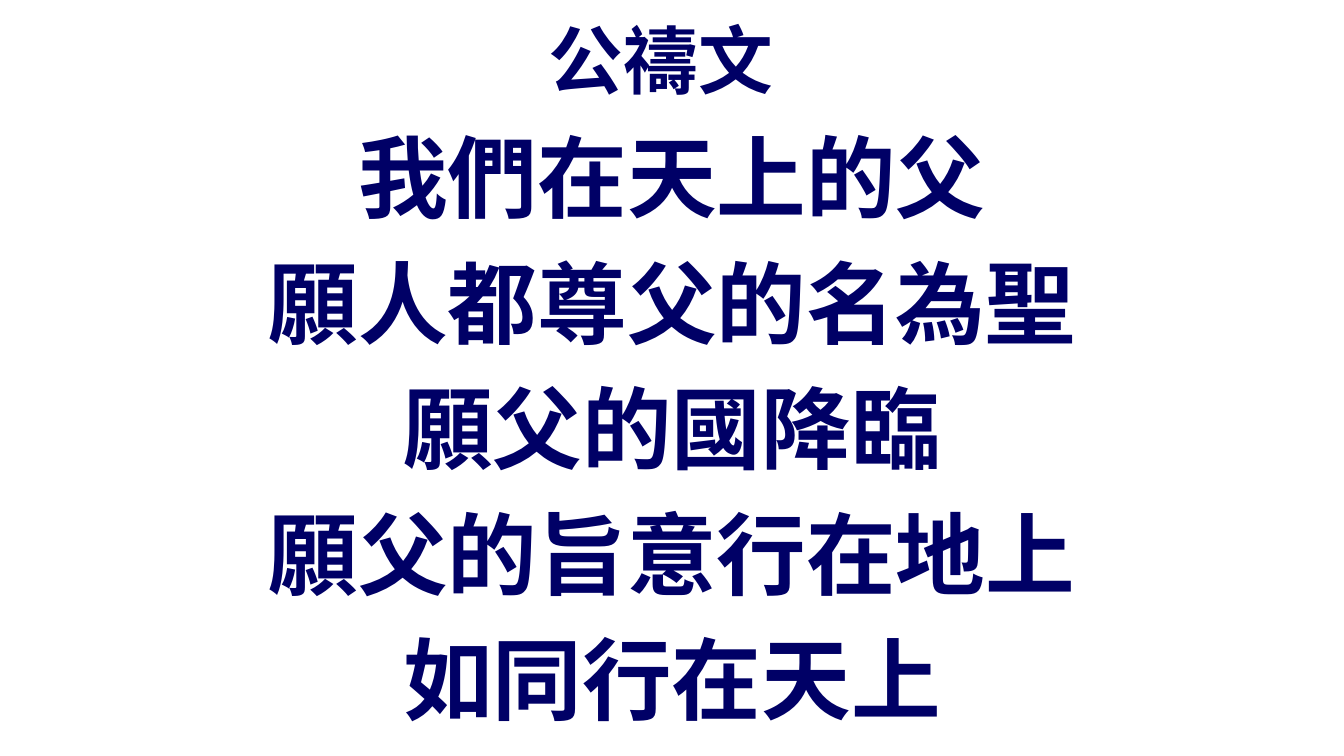
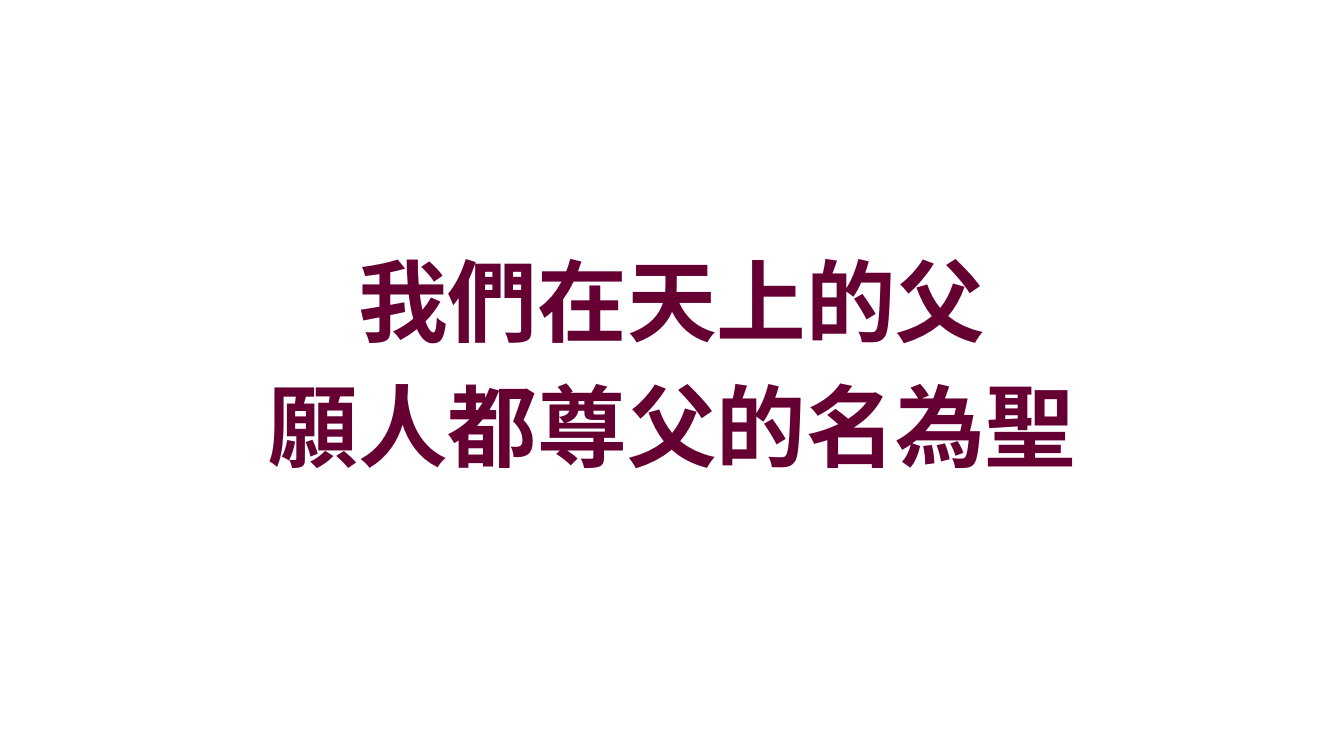
Before and after one commit to batisuoc/other-ppts, a slide deck: slide 25 of 崇拜流程_version02.pptx (slide 22 before the commit). Drawn at 1344x756 pixels with LibreOffice and Linux fonts; fonts in the diff are those of the drawing; background and template pictures are left out. Boxes give left, top, right and bottom in pixels: in the first picture for what was removed or moved away, otherwise in the second. Text is boxed around its words. In the diff, an @@ line names an element or a change of style, - is before the commit and + after.

```diff
--- a/崇拜流程_version02.pptx
+++ b/崇拜流程_version02.pptx
@@ title removed at (549, 24, 773, 95) @@
-公禱文
@@ text "我們在天上的父": place and size @@
-text "我們在天上的父" at (269, 135, 1075, 721)
+text "我們在天上的父" at (269, 259, 1075, 468)
@@ text "我們在天上的父" at (269, 259, 1075, 468): text colour #000066 to #660033; vertical alignment top to middle @@
@@ text at (269, 386, 1075, 721): paragraphs removed @@
-願父的國降臨
-願父的旨意行在地上
-如同行在天上
```
Also in this commit, not shown: 7 other slides changed, 11 slides added, 1 other file.
